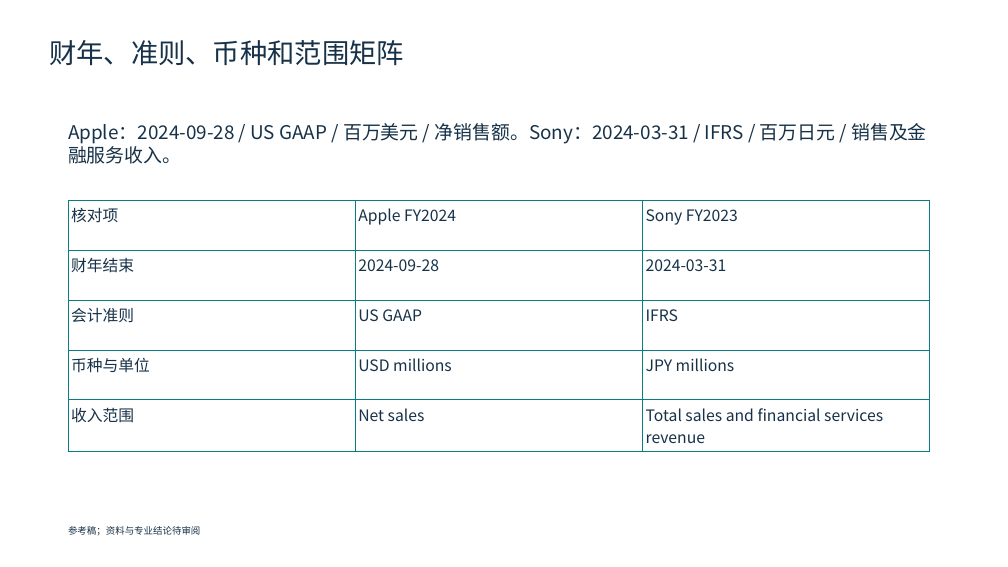
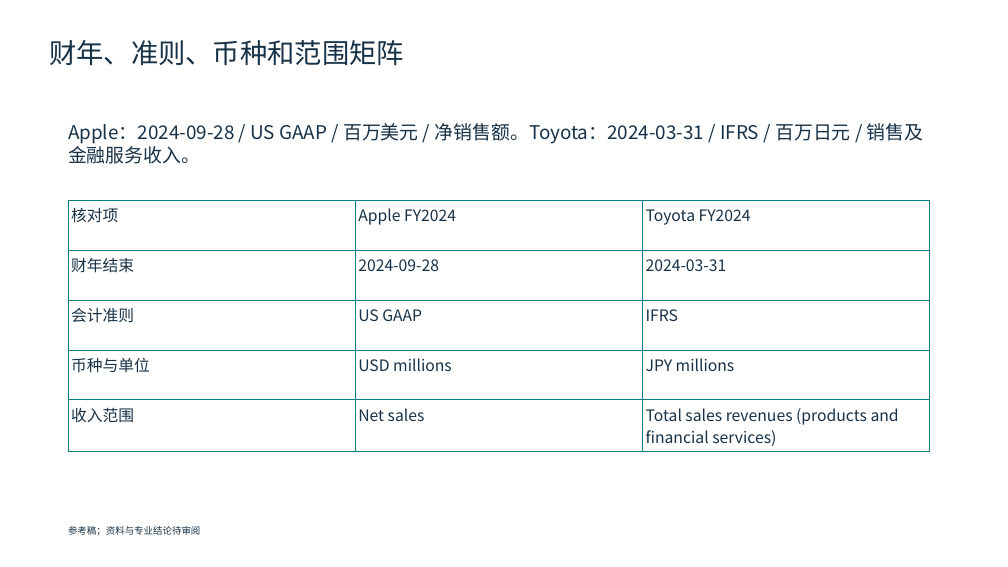
Before and after one commit to AtomInnoLab/WisWork, a slide deck: slide 3 of docs/product/ppt-benchmark-materials/PPT-P0-08/p0-08-reference.pptx. Drawn at 1008x567 pixels with LibreOffice and Linux fonts; fonts in the diff are those of the drawing. Boxes give left, top, right and bottom in pixels: in the first picture for what was removed or moved away, otherwise in the second. Text is boxed around its words. In the diff, an @@ line names an element or a change of style, - is before the commit and + after.

Commit message:
Freeze Apple Toyota comparability benchmark materials

```diff
--- a/docs/product/ppt-benchmark-materials/PPT-P0-08/p0-08-reference.pptx
+++ b/docs/product/ppt-benchmark-materials/PPT-P0-08/p0-08-reference.pptx
@@ text at (68, 123, 924, 164): text changed @@
-Apple：2024-09-28 / US GAAP / 百万美元 / 净销售额。Sony：2024-03-31 / IFRS / 百万日元 / 销售及金融服务收入。
+Apple：2024-09-28 / US GAAP / 百万美元 / 净销售额。Toyota：2024-03-31 / IFRS / 百万日元 / 销售及金融服务收入。
@@ table at (68, 200, 930, 450) @@
-row 1, column 3: Sony FY2023
+row 1, column 3: Toyota FY2024
-row 5, column 3: Total sales and financial services revenue
+row 5, column 3: Total sales revenues (products and financial services)
```
Also in this commit, not shown: 5 other slides changed, 12 other files.
